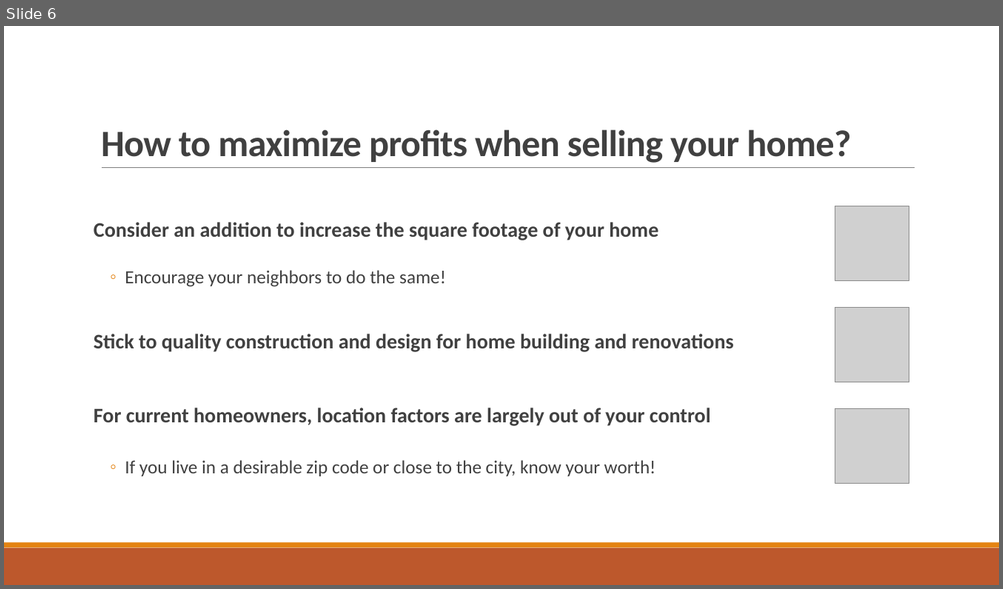
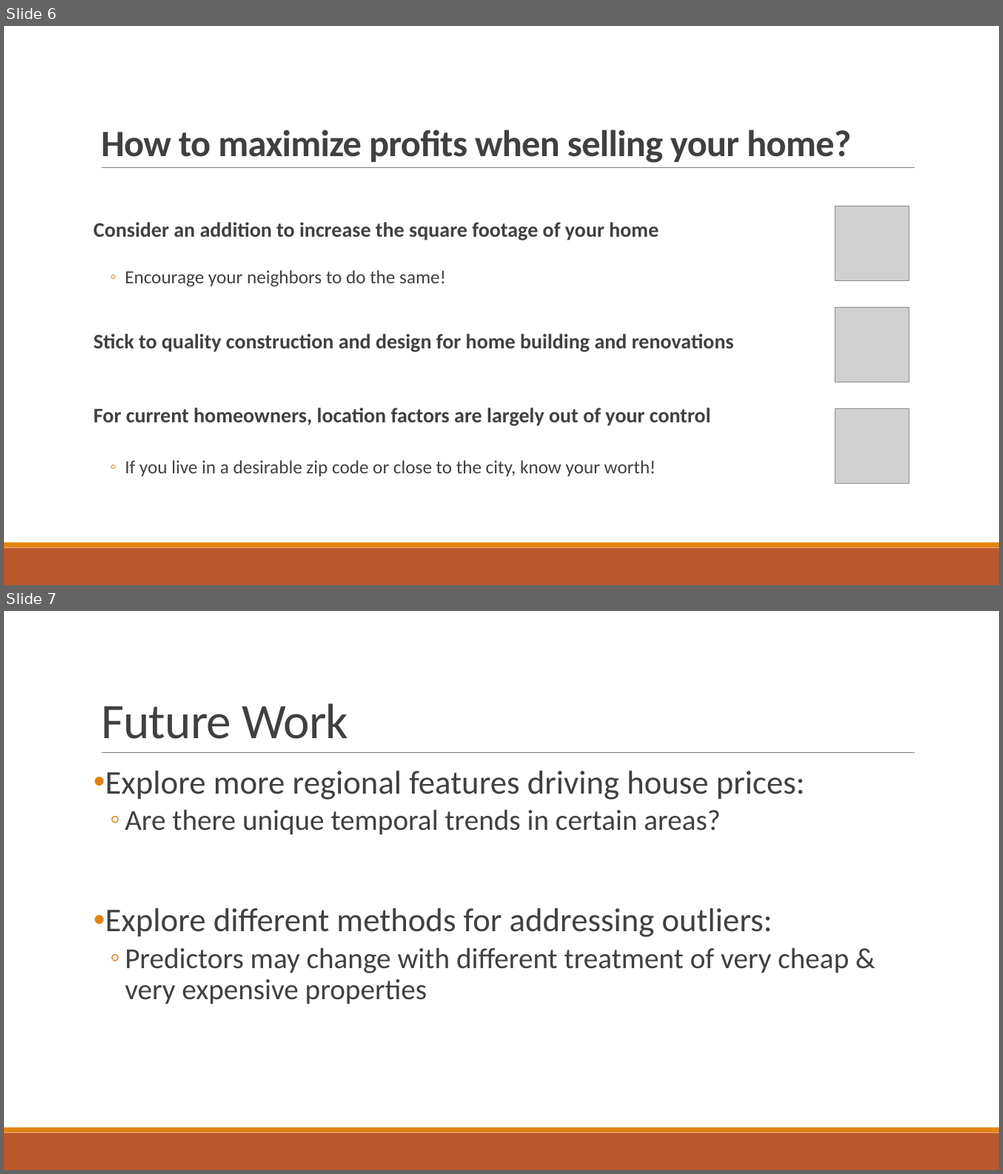
Before and after one commit to douglaspsteen/dsc-v2-mod1-final-project-online-ds-ft-100719, a slide deck: presentation.pptx. Shown one above the other, each under a label of ours: slide 6 before the commit, slides 6 and 7 after it. The pictures are 1003x589 and 1003x1174 pixels, drawn with LibreOffice and Linux fonts; fonts in the diff are those of the drawing; grey boxes stand for pictures. Boxes give left, top, right and bottom in pixels: in the first picture for what was removed or moved away, otherwise in the second. Text is boxed around its words. In the diff, an @@ line names an element or a change of style, - is before the commit and + after.

Commit message:
updated presentation slides

```diff
--- a/presentation.pptx
+++ b/presentation.pptx
@@ slide 7 added at [4, 611, 999, 1170], background #FFFFFF; not listed: 3 template elements that a slide beside it also shows @@
@@ title added at [101, 703, 348, 739], 48 pt, text #404040 @@
+Future Work
@@ text added at [105, 771, 848, 1005], 28 pt, text #404040 @@
+• Explore more regional features driving house prices:
+  ◦ Are there unique temporal trends in certain areas?
+• Explore different methods for addressing outliers:
+  ◦ Predictors may change with different treatment of very cheap & very expensive properties
```
Also in this commit, not shown: 1 other slide added, 2 other files.
